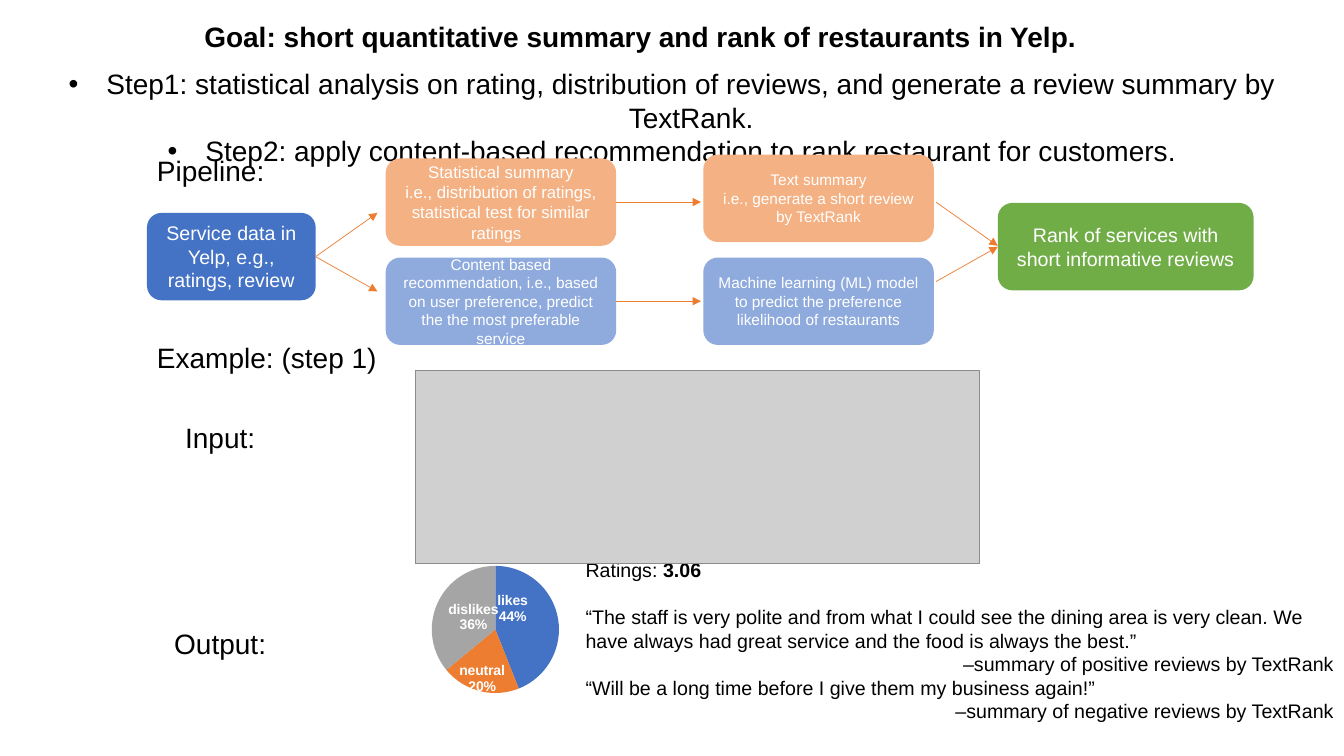
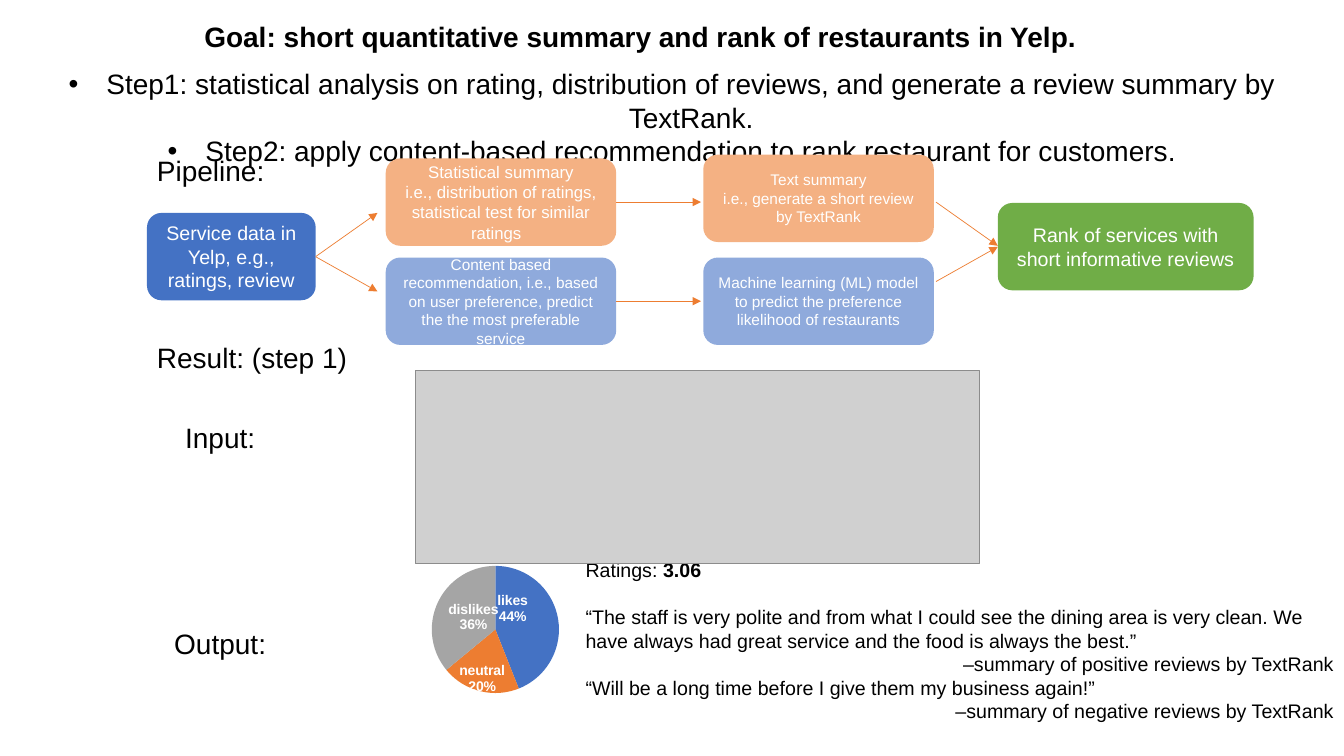
Before and after one commit to honeybird1991/Data_Incubator_Project, a slide deck: slide 1 of Project/Outline.pptx. Drawn at 1344x756 pixels with LibreOffice and Linux fonts; fonts in the diff are those of the drawing; grey boxes stand for pictures. Boxes give left, top, right and bottom in pixels: in the first picture for what was removed or moved away, otherwise in the second. Text is boxed around its words. In the diff, an @@ line names an element or a change of style, - is before the commit and + after.

```diff
--- a/Project/Outline.pptx
+++ b/Project/Outline.pptx
@@ text at (157, 347, 347, 373): text changed @@
-Example: (step 1)
+Result: (step 1)
```
Also in this commit, not shown: 1 other file.
